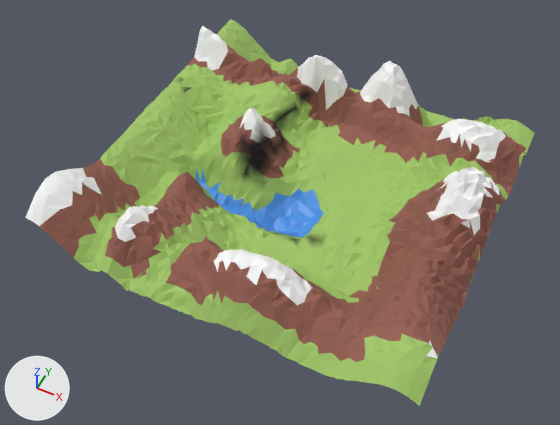
Before and after pictures for a commit that changed the COLLADA model first-landscape.dae.
One viewpoint serves both versions: a 50 mm camera at (11.8, -26.5, 31.3) aimed at (-0.4, -2.1, 0.9). Arrows for +X, +Y and +Z are at lower left; the lights stay in place.
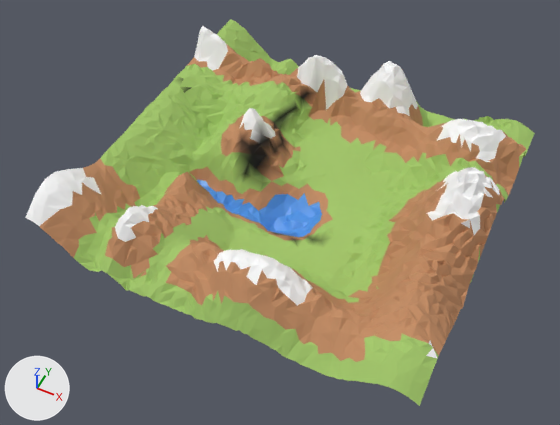
What differs and where, as boxes [x1, y1, x2, y2] in the pictures (560 x 425 px; the box of a moved part takes in the faces that stretch with it):
'Grid', surface changed, reshaped (brown to orange)
    both: [25, 19, 535, 406]
part 1 of me_grid, moved or reshaped
    both: [149, 97, 389, 277]
part 2 of me_grid, recoloured
    both: [190, 168, 328, 240]
part 3 of me_grid, recoloured
    before: [195, 169, 319, 228]
    after: [195, 169, 319, 230]

Edits to the bpy script that builds the scene:
```text
Change mat_brown:
    where n3 = _N.new('ShaderNodeMix'); n3.name = 'Mix'
    n3.inputs[7].default_value: (0.303, 0.116, 0.085, 1.0) -> (0.549, 0.267, 0.127, 1.0)  # 'B', brown #966052 -> 'B', orange #c48d64
Change me_grid:
    where me_grid.from_pydata(...)  # 2916 vertices, 5620 faces; spans x -10.0..10.1, y -10.0..10.0, z -1.1..6.0
    used by ob_grid; location = (0.0, 0.0, 0.0)
    me_grid part 1: 242 of 2916 vertices moved; they spanned x -6.2..3.9, y -8.5..5.5, z -0.6..2.7 and now span x -6.2..3.9, y -8.6..5.6, z -0.5..2.7; mean shift (0.0, 0.0, 0.1); largest move (-0.2, 5.5, 1.1) -> (-0.2, 5.6, 1.6)
    me_grid part 2: 80 faces spanning x -6.6..2.1, y -3.1..1.0, z -0.3..0.9 switch from mat_green to mat_brown
    me_grid part 3: 15 faces spanning x -6.5..0.8, y -2.9..0.8, z -0.5..0.4 switch from mat_blue to mat_brown
```
